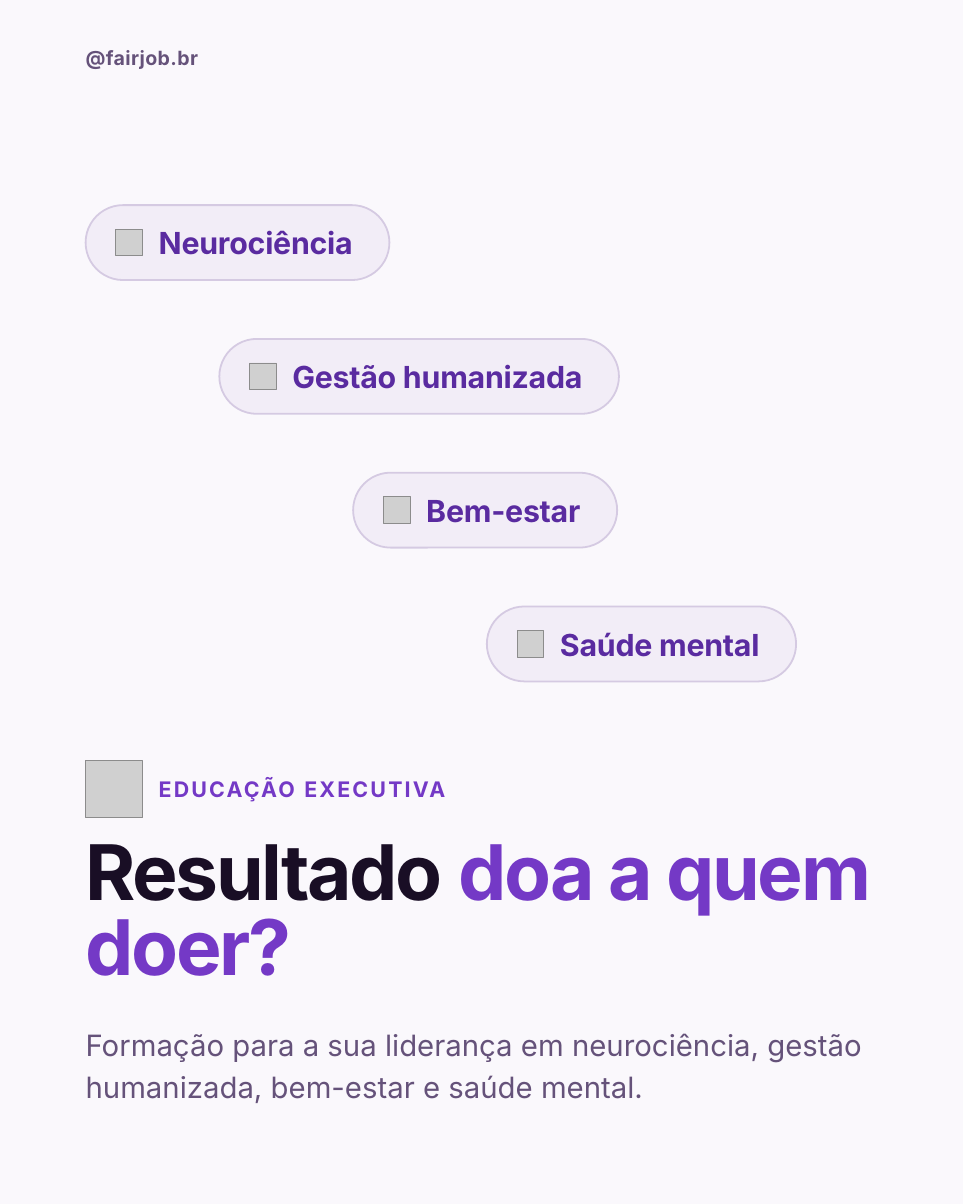
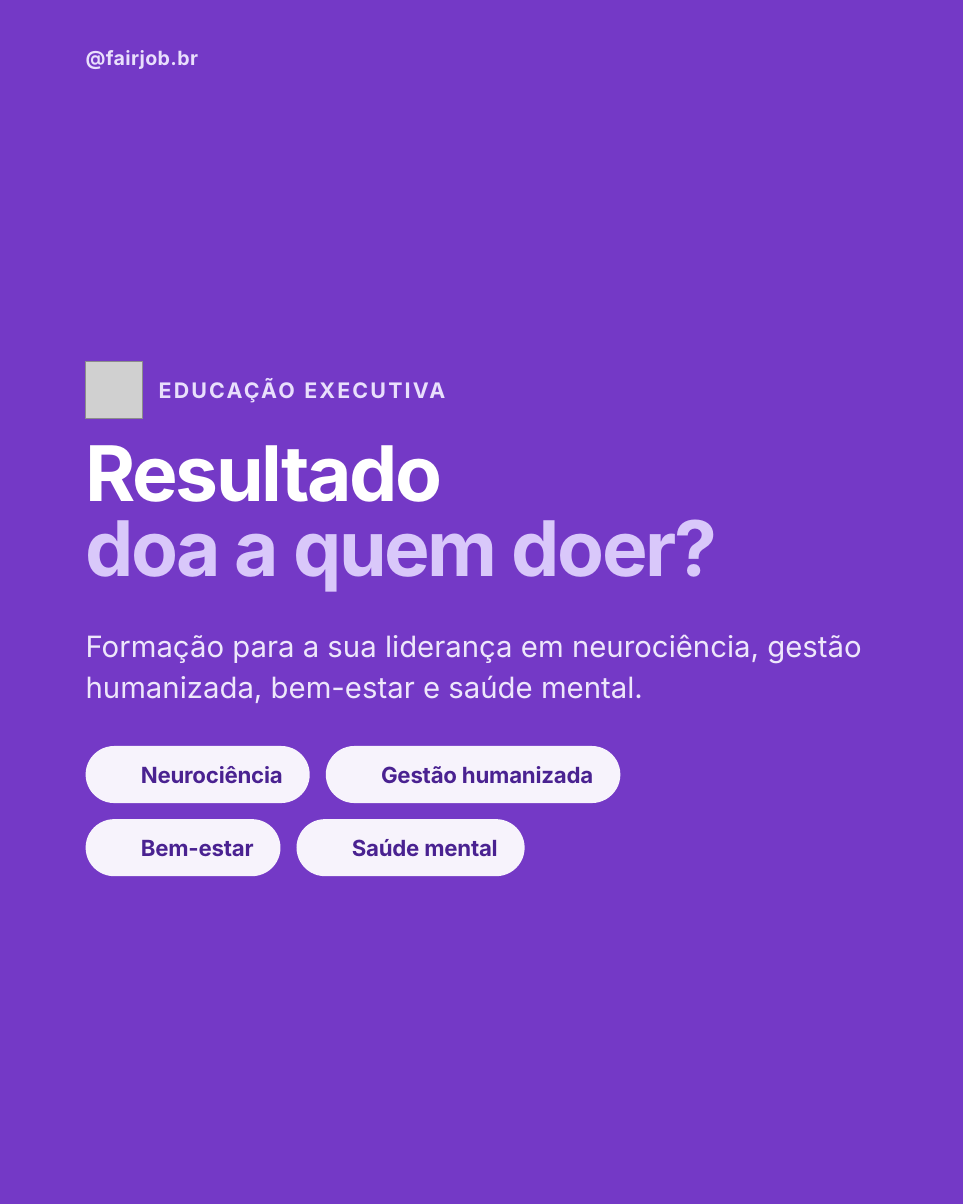
Before and after one commit to nina-rebello/comunicacao-fairjob, a slide deck: slide 1 of posts/06-fairedu/carrossel-5-canva.pptx. Drawn at 963x1204 pixels with LibreOffice and Linux fonts; fonts in the diff are those of the drawing; grey boxes stand for pictures; background and template pictures are left out. Boxes give left, top, right and bottom in pixels: in the first picture for what was removed or moved away, otherwise in the second. Text is boxed around its words. In the diff, an @@ line names an element or a change of style, - is before the commit and + after.

```diff
--- a/posts/06-fairedu/carrossel-5-canva.pptx
+++ b/posts/06-fairedu/carrossel-5-canva.pptx
@@ background #FAF8FC to #7439C6 @@
@@ text "@fairjob.br" at bbox=[86, 50, 198, 69]: text colour #65527A to #E9DFFC @@
@@ picture removed at bbox=[116, 229, 142, 256] @@
@@ text "EDUCAÇÃO EXECUTIVA" at bbox=[158, 377, 479, 403]: text colour #7439C6 to #E9DFFC @@
@@ picture removed at bbox=[250, 363, 276, 389] @@
@@ text "Resultado doa a quem doer?" at bbox=[86, 445, 717, 592]: text colour #190E25 to #FFFFFF in "Resultado"; text colour #7439C6 to #D9C8FA in "doa a quem doer?" @@
@@ picture removed at bbox=[383, 496, 410, 523] @@
@@ 3 texts, 1 picture: place and size @@
-3 texts, 1 picture at bbox=[86, 761, 871, 1103]
+3 texts, 1 picture at bbox=[86, 361, 861, 703]
@@ text "Formação para a sua liderança ..." at bbox=[86, 634, 861, 703]: text colour #65527A to #EEE7FB @@
@@ picture removed at bbox=[517, 630, 544, 657] @@
@@ rounded rectangle: place and size @@
-rounded rectangle at bbox=[86, 205, 389, 281]
+rounded rectangle at bbox=[86, 746, 310, 803]
@@ fill #F2EDF7 to #F7F3FC; outline #D5CAE2 1.5 pt to none in 4 elements at bbox=[86, 819, 281, 877], bbox=[296, 819, 525, 877], bbox=[86, 746, 310, 803], bbox=[326, 746, 621, 803] @@
@@ rounded rectangle: place and size @@
-rounded rectangle at bbox=[219, 339, 619, 414]
+rounded rectangle at bbox=[326, 746, 621, 803]
@@ text "Neurociência": place and size @@
-text "Neurociência" at bbox=[159, 230, 353, 255]
+text "Neurociência" at bbox=[141, 766, 283, 784]
@@ text "Gestão humanizada": place and size @@
-text "Gestão humanizada" at bbox=[292, 364, 582, 389]
+text "Gestão humanizada" at bbox=[381, 766, 593, 784]
@@ rounded rectangle: place and size @@
-rounded rectangle at bbox=[353, 473, 616, 548]
+rounded rectangle at bbox=[86, 819, 281, 877]
@@ text "Bem-estar": place and size @@
-text "Bem-estar" at bbox=[426, 500, 580, 523]
+text "Bem-estar" at bbox=[141, 840, 254, 857]
@@ rounded rectangle: place and size @@
-rounded rectangle at bbox=[487, 606, 796, 681]
+rounded rectangle at bbox=[296, 819, 525, 877]
@@ size 25.5 to 18.8 pt, text colour #5A2BA0 to #4A2291, letter spacing -0.3 to -0.2 pt; line spacing 30.6pt to 22.5pt in 4 elements at bbox=[141, 766, 283, 784], bbox=[381, 766, 593, 784], bbox=[141, 840, 254, 857], bbox=[352, 839, 497, 856] @@
@@ text "Saúde mental": place and size @@
-text "Saúde mental" at bbox=[560, 632, 759, 657]
+text "Saúde mental" at bbox=[352, 839, 497, 856]
```
Also in this commit, not shown: 4 other slides changed, 16 other files.
